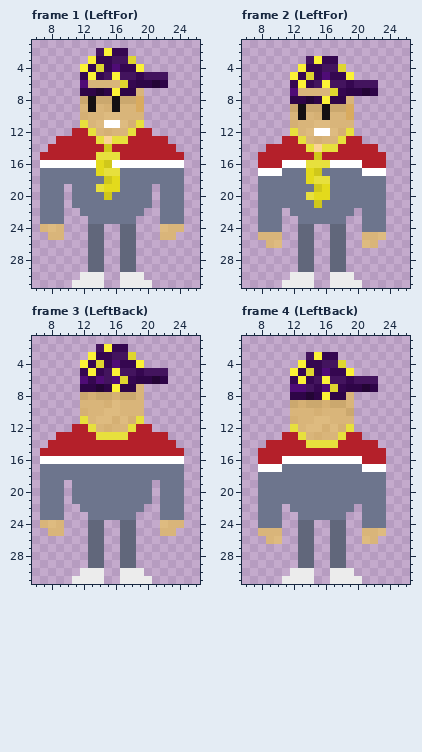
Two versions of one pixel-art file, Assets/Player/PlayerSprites.aseprite. The picture above is the old version.
32x32 pixels, 8 frames. Colours within 5 levels of each other are drawn and written as one. Shown: frame 1 (LeftFor): x 6..26, y 1..31; frame 2 (LeftFor): x 6..26, y 1..31; frame 3 (LeftBack): x 6..26, y 1..31; frame 4 (LeftBack): x 6..26, y 1..31.
The same view after the edit:
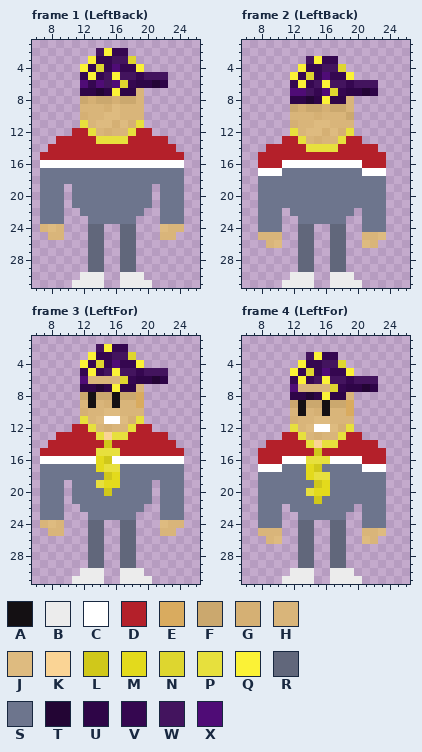
Palette (. is transparent): A #141013  B #ececec  C #ffffff  D #b4202a  E #d9ab5f  F #cba86e  G #d5b074  H #d9b57a  J #debb80  K #fad495  L #d0c81a  M #e3da1c  N #ded62f  P #e7e03d  Q #fbf236  R #61677b  S #6d758d  T #230534  U #2e0547  V #350750  W #43145e  X #4f0c76
The commit says: LeftFor, LeftBack switched
The edit:
--- frame 1 (LeftBack)
@@ x 11..21 @@
  5 .VQVWQWWVWW
- 6 .XHHHHNVUUT
+ 6 .XVXWXNVUUT
  7 .UUTUQUUH..
- 8 .FAFFAFFE..
- 9 .HAHGAHHE..
+ 8 .FGFFGFFH..
+ 9 .HHHGJHHH..
 10 .GHHJJHHH..
-11 .PHJCCJGP..
+11 .PHJJGJGP..
 12 DDPHGHHPDD.
-13 DDDPKPPDDDD
-14 DDDDLDDDDDD
-15 DDDPPPDDDDD
-16 CCCMLCCCCCC
-17 SSSMPPSSSSS
-18 SSSSLMSSSSS
-19 SSSPMMSSSS.
-20 SSSSLSSSSS.
+13 DDDPPPPDDDD
+14 DDDDDDDDDDD
+15 DDDDDDDDDDD
+16 CCCCCCCCCCC
+17 SSSSSSSSSSS
+18 SSSSSSSSSSS
+19 SSSSSSSSSS.
+20 SSSSSSSSSS.
 21 SSSSSSSSSS.
--- frame 2 (LeftBack)
@@ x 11..21 @@
  6 .VQVWQWWVWW
- 7 .XHHHHNVUUT
+ 7 .XXWVXNVUUT
  8 .UUTUQUUH..
- 9 .FAFFAFFE..
-10 .HAHGAHHE..
+ 9 .FGFFGFFH..
+10 .HHHGHHHF..
 11 .GHHJJHHH..
-12 .PHJCCJGP..
+12 .PHJJGJGP..
 13 DDPHGHHPDD.
-14 DDDPKPPDDDD
-15 DDDDLDDDDDD
-16 CCCPPPCCCCD
-17 SSSMLSSSSSC
-18 SSSMPPSSSSS
-19 SSSSLMSSSSS
-20 SSSPMMSSSSS
-21 SSSSLSSSSSS
+14 DDDPPPPDDDD
+15 DDDDDDDDDDD
+16 CCCCCCCCCCD
+17 SSSSSSSSSSC
+18 SSSSSSSSSSS
+19 SSSSSSSSSSS
+20 SSSSSSSSSSS
+21 SSSSSSSSSSS
 22 .SSSSSSSS.S
--- frame 3 (LeftFor)
@@ x 11..21 @@
  5 .VQVWQWWVWW
- 6 .XVXWXNVUUT
+ 6 .XHHHHNVUUT
  7 .UUTUQUUH..
- 8 .FGFFGFFH..
- 9 .HHHGJHHH..
+ 8 .FAFFAFFE..
+ 9 .HAHGAHHE..
 10 .GHHJJHHH..
-11 .PHJJGJGP..
+11 .PHJCCJGP..
 12 DDPHGHHPDD.
-13 DDDPPPPDDDD
-14 DDDDDDDDDDD
-15 DDDDDDDDDDD
-16 CCCCCCCCCCC
-17 SSSSSSSSSSS
-18 SSSSSSSSSSS
-19 SSSSSSSSSS.
-20 SSSSSSSSSS.
+13 DDDPKPPDDDD
+14 DDDDLDDDDDD
+15 DDDPPPDDDDD
+16 CCCMLCCCCCC
+17 SSSMPPSSSSS
+18 SSSSLMSSSSS
+19 SSSPMMSSSS.
+20 SSSSLSSSSS.
 21 SSSSSSSSSS.
--- frame 4 (LeftFor)
@@ x 11..21 @@
  6 .VQVWQWWVWW
- 7 .XXWVXNVUUT
+ 7 .XHHHHNVUUT
  8 .UUTUQUUH..
- 9 .FGFFGFFH..
-10 .HHHGHHHF..
+ 9 .FAFFAFFE..
+10 .HAHGAHHE..
 11 .GHHJJHHH..
-12 .PHJJGJGP..
+12 .PHJCCJGP..
 13 DDPHGHHPDD.
-14 DDDPPPPDDDD
-15 DDDDDDDDDDD
-16 CCCCCCCCCCD
-17 SSSSSSSSSSC
-18 SSSSSSSSSSS
-19 SSSSSSSSSSS
-20 SSSSSSSSSSS
-21 SSSSSSSSSSS
+14 DDDPKPPDDDD
+15 DDDDLDDDDDD
+16 CCCPPPCCCCD
+17 SSSMLSSSSSC
+18 SSSMPPSSSSS
+19 SSSSLMSSSSS
+20 SSSPMMSSSSS
+21 SSSSLSSSSSS
 22 .SSSSSSSS.S
Changed places in both pictures, as pixel boxes (x1, y1, x2, y2):
changed: (88, 80, 144, 200)
changed: (298, 88, 354, 208)
changed: (88, 376, 144, 496)
changed: (298, 384, 354, 504)
